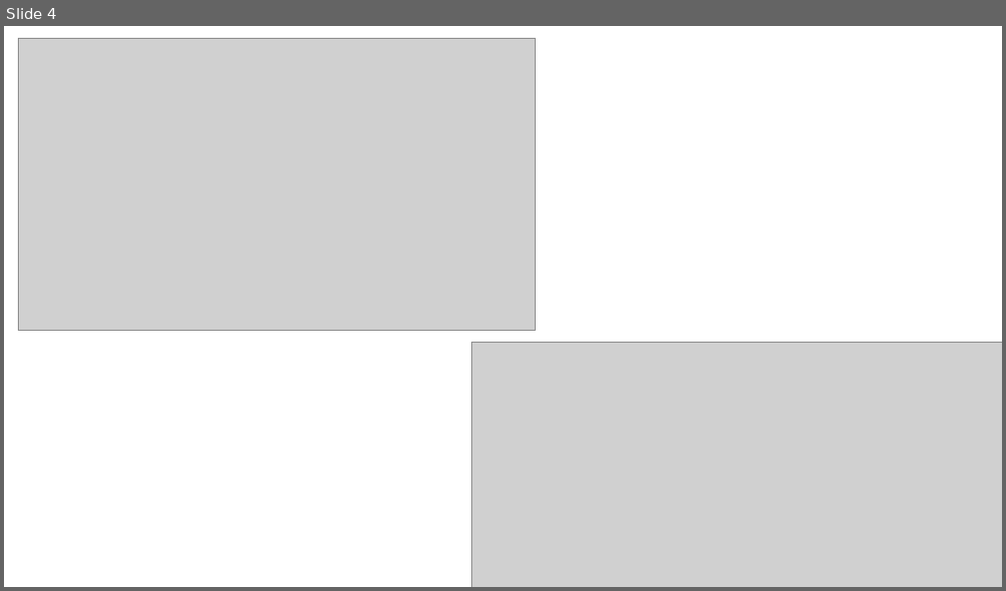
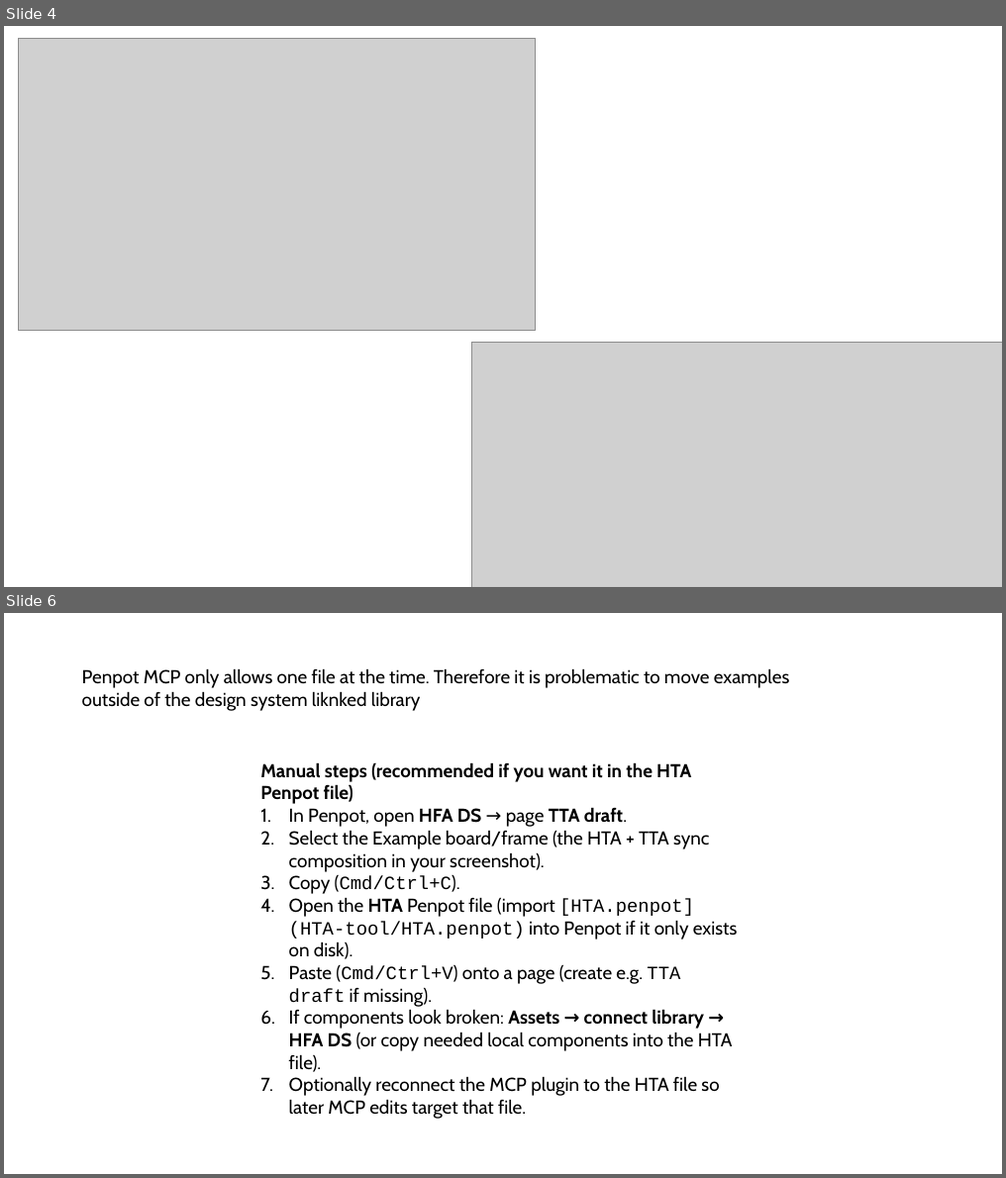
Before and after one commit to larswpettersson/HTA-tool, a slide deck: HTA_design_notes.pptx. Shown one above the other, each under a label of ours: slide 4 before the commit, slides 4 and 6 after it; the slides between them are not shown. The pictures are 1006x591 and 1006x1178 pixels, drawn with LibreOffice and Linux fonts; fonts in the diff are those of the drawing; grey boxes stand for pictures. Boxes give left, top, right and bottom in pixels: in the first picture for what was removed or moved away, otherwise in the second. Text is boxed around its words. In the diff, an @@ line names an element or a change of style, - is before the commit and + after.

```diff
--- a/HTA_design_notes.pptx
+++ b/HTA_design_notes.pptx
@@ slide 6 added at (4, 613, 1002, 1174), background #FFFFFF @@
@@ text added at (82, 668, 790, 711), 18 pt, text #000000 @@
+Penpot MCP only allows one file at the time. Therefore it is problematic to move examples outside of the design system liknked library
@@ text added at (260, 762, 738, 1119), 18 pt, text #000000 @@
+Manual steps (recommended if you want it in the HTA Penpot file)
+1. In Penpot, open HFA DS → page TTA draft.
+2. Select the Example board/frame (the HTA + TTA sync composition in your screenshot).
+3. Copy (Cmd/Ctrl+C).
+4. Open the HTA Penpot file (import [HTA.penpot](HTA-tool/HTA.penpot) into Penpot if it only exists on disk).
+5. Paste (Cmd/Ctrl+V) onto a page (create e.g. TTA draft if missing).
+6. If components look broken: Assets → connect library → HFA DS (or copy needed local components into the HTA file).
+7. Optionally reconnect the MCP plugin to the HTA file so later MCP edits target that file.
```
Also in this commit, not shown: 4 other slides added, 1 slide removed, 6 other files.
